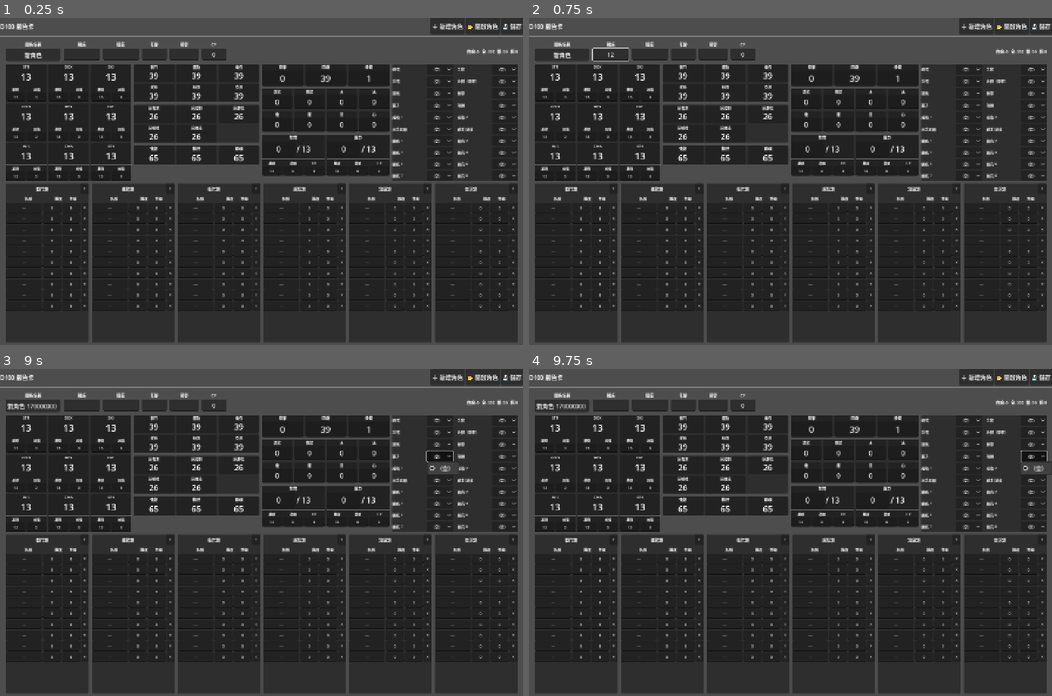
Above: before the commit, frames 1-4 (two rows, left to right).
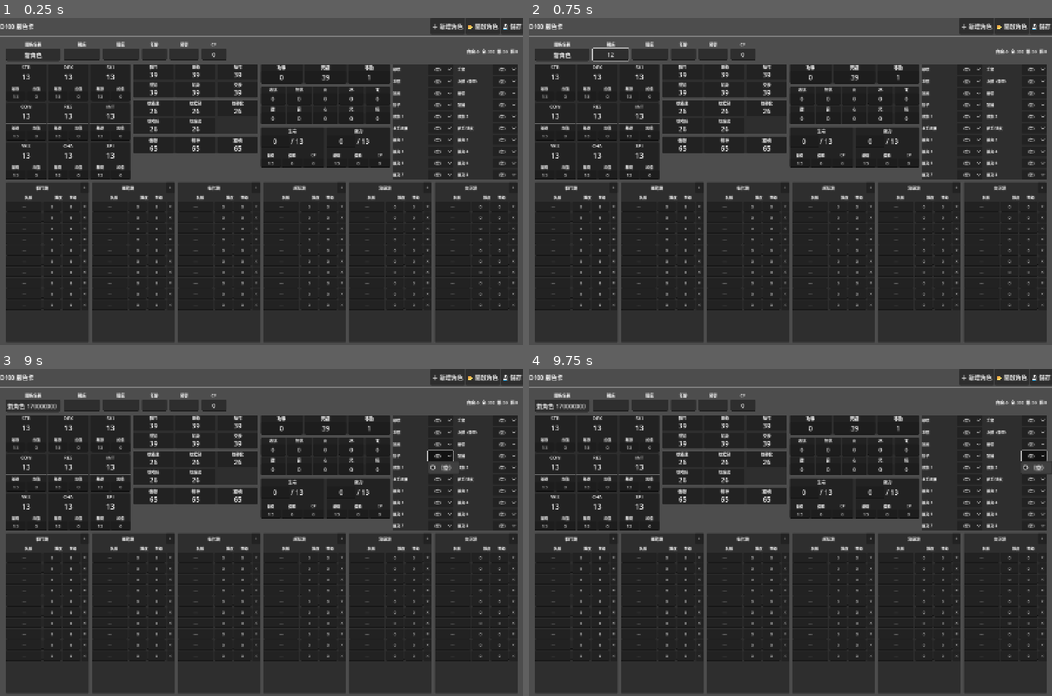
Above: after the commit, the same moments.

Repository: imo-ininder/trpg-sheet
Game: Godot game, scene res://scenes/MainScene.tscn
Same seed, same stepped clock (60 frames per second), same inputs: the game is played once before the commit and once after it.
Inputs (mouse positions are in pixels of both pictures, inside the frame that each line leads up to):
- Up to frame 1 (0.25 s): no input
- Up to frame 2 (0.75 s): click (612, 53) at 0.52 s; type "12" at 0.6 s
- Up to frame 3 (9 s): click (120, 404) at 0.75 s; type "12" at 0.83 s; click (151, 404) at 0.98 s; type "12" at 1.07 s; click (183, 404) at 1.27 s; type "12" at 1.35 s; click "＋ 新增角色" at 2 s; click "📂 開啟角色" at 2.75 s; click "💾 儲存" at 3.5 s; click "（空）" at 4.25 s; click "（空）" at 5 s; click "（空）" at 5.75 s; click "（空）" at 6.5 s; click "（空）" at 7.25 s; click "（空）" at 8 s; click "（空）" at 8.75 s
- Up to frame 4 (9.75 s): click "（空）" at 9.5 s

The runs differ from the first frame. In frame 1, 7.8% of the frame differs, in the area x 1-99%, y 14-90%; in frame 2, 7.8%; in frame 3, 7.9%; in frame 4, 7.9%.

Commit message:
fix skill row and item box

Diff:
--- a/scripts/CharacterData.gd
+++ b/scripts/CharacterData.gd
@@ -75,6 +75,8 @@
 @export var res_acid: int = 0
 @export var res_sound: int = 0
 @export var res_psychic: int = 0
+@export var res_light: int = 0
+@export var res_dark: int = 0
 
 # ── 施法 ──────────────────────────────────────────
 @export var caster_level: int = 0
--- a/scripts/CharacterSheet.gd
+++ b/scripts/CharacterSheet.gd
@@ -174,14 +174,14 @@
 		var name_lbl = Label.new()
 		name_lbl.text = attr
 		name_lbl.horizontal_alignment = HORIZONTAL_ALIGNMENT_CENTER
-		name_lbl.add_theme_font_size_override("font_size", 11)
+		name_lbl.add_theme_font_size_override("font_size", 13)
 		card_vb.add_child(name_lbl)
 
 		# 總和（大數字，最顯眼）
 		var total_lbl = Label.new()
 		total_lbl.text = "13"
 		total_lbl.horizontal_alignment = HORIZONTAL_ALIGNMENT_CENTER
-		total_lbl.add_theme_font_size_override("font_size", 26)
+		total_lbl.add_theme_font_size_override("font_size", 20)
 		_attr_totals[attr] = total_lbl
 		card_vb.add_child(total_lbl)
 
@@ -200,14 +200,14 @@
 			col.add_theme_constant_override("separation", 1)
 			var sub_lbl = Label.new()
 			sub_lbl.text = label_text
-			sub_lbl.add_theme_font_size_override("font_size", 9)
+			sub_lbl.add_theme_font_size_override("font_size", 10)
 			sub_lbl.horizontal_alignment = HORIZONTAL_ALIGNMENT_CENTER
 			col.add_child(sub_lbl)
 			var le = LineEdit.new()
 			le.text = "13" if suffix == "base" else "0"
 			le.size_flags_horizontal = Control.SIZE_EXPAND_FILL
 			le.alignment = HORIZONTAL_ALIGNMENT_CENTER
-			le.add_theme_font_size_override("font_size", 11)
+			le.add_theme_font_size_override("font_size", 12)
 			_attr_inputs[attr + "_" + suffix] = le
 			le.text_changed.connect(func(_v): _recalc_attr(attr))
 			col.add_child(le)
@@ -241,13 +241,13 @@
 		var name_lbl = Label.new()
 		name_lbl.text = name
 		name_lbl.horizontal_alignment = HORIZONTAL_ALIGNMENT_CENTER
-		name_lbl.add_theme_font_size_override("font_size", 10)
+		name_lbl.add_theme_font_size_override("font_size", 11)
 		card_vb.add_child(name_lbl)
 
 		var total_lbl = Label.new()
 		total_lbl.text = "39"
 		total_lbl.horizontal_alignment = HORIZONTAL_ALIGNMENT_CENTER
-		total_lbl.add_theme_font_size_override("font_size", 22)
+		total_lbl.add_theme_font_size_override("font_size", 18)
 		_compound_totals[name] = total_lbl
 		card_vb.add_child(total_lbl)
 
@@ -279,13 +279,13 @@
 		var name_lbl = Label.new()
 		name_lbl.text = name
 		name_lbl.horizontal_alignment = HORIZONTAL_ALIGNMENT_CENTER
-		name_lbl.add_theme_font_size_override("font_size", 10)
+		name_lbl.add_theme_font_size_override("font_size", 11)
 		card_vb.add_child(name_lbl)
 
 		var total_lbl = Label.new()
 		total_lbl.text = "26"
 		total_lbl.horizontal_alignment = HORIZONTAL_ALIGNMENT_CENTER
-		total_lbl.add_theme_font_size_override("font_size", 22)
+		total_lbl.add_theme_font_size_override("font_size", 18)
 		_resist_totals[name] = total_lbl
 		card_vb.add_child(total_lbl)
 
@@ -316,7 +316,7 @@
 		var name_lbl = Label.new()
 		name_lbl.text = res_name
 		name_lbl.horizontal_alignment = HORIZONTAL_ALIGNMENT_CENTER
-		name_lbl.add_theme_font_size_override("font_size", 11)
+		name_lbl.add_theme_font_size_override("font_size", 12)
 		card_vb.add_child(name_lbl)
 
 		# 現值 / 最大值 顯示列
@@ -328,7 +328,7 @@
 		var cur_edit = LineEdit.new()
 		cur_edit.text = "0"
 		cur_edit.alignment = HORIZONTAL_ALIGNMENT_CENTER
-		cur_edit.add_theme_font_size_override("font_size", 22)
+		cur_edit.add_theme_font_size_override("font_size", 18)
 		cur_edit.size_flags_horizontal = Control.SIZE_EXPAND_FILL
 		if key == "hp": _hp_inputs["current"] = cur_edit
 		else:           _mp_inputs["current"] = cur_edit
@@ -336,12 +336,12 @@
 
 		var slash = Label.new()
 		slash.text = "/"
-		slash.add_theme_font_size_override("font_size", 22)
+		slash.add_theme_font_size_override("font_size", 18)
 		cur_max_hb.add_child(slash)
 
 		var max_lbl = Label.new()
 		max_lbl.text = "0"
-		max_lbl.add_theme_font_size_override("font_size", 22)
+		max_lbl.add_theme_font_size_override("font_size", 18)
 		max_lbl.size_flags_horizontal = Control.SIZE_EXPAND_FILL
 		if key == "hp": _hp_inputs["max_lbl"] = max_lbl
 		else:           _mp_inputs["max_lbl"] = max_lbl
@@ -362,14 +362,14 @@
 			col.add_theme_constant_override("separation", 1)
 			var sub_lbl = Label.new()
 			sub_lbl.text = label_text
-			sub_lbl.add_theme_font_size_override("font_size", 9)
+			sub_lbl.add_theme_font_size_override("font_size", 10)
 			sub_lbl.horizontal_alignment = HORIZONTAL_ALIGNMENT_CENTER
 			col.add_child(sub_lbl)
 			var le = LineEdit.new()
 			le.text = "13" if suffix == "base" else "0"
 			le.size_flags_horizontal = Control.SIZE_EXPAND_FILL
 			le.alignment = HORIZONTAL_ALIGNMENT_CENTER
-			le.add_theme_font_size_override("font_size", 11)
+			le.add_theme_font_size_override("font_size", 12)
 			if key == "hp": _hp_inputs[suffix] = le
 			else:           _mp_inputs[suffix] = le
 			le.text_changed.connect(func(_v): _recalc_resource(key))
@@ -401,19 +401,19 @@
 		var name_lbl = Label.new()
 		name_lbl.text = f[0]
 		name_lbl.horizontal_alignment = HORIZONTAL_ALIGNMENT_CENTER
-		name_lbl.add_theme_font_size_override("font_size", 11)
+		name_lbl.add_theme_font_size_override("font_size", 12)
 		card_vb.add_child(name_lbl)
 
 		var le = LineEdit.new()
 		le.text = f[1]
 		le.size_flags_horizontal = Control.SIZE_EXPAND_FILL
 		le.alignment = HORIZONTAL_ALIGNMENT_CENTER
-		le.add_theme_font_size_override("font_size", 24)
+		le.add_theme_font_size_override("font_size", 18)
 		card_vb.add_child(le)
 
 		grid.add_child(card)
 
-# ── 物理 / 元素抗性（卡片式 4×2）────────────────────
+# ── 物理 / 元素抗性（卡片式 5×2）────────────────────
 func _build_phys_elem_resist(parent: VBoxContainer) -> void:
 	var panel = _make_panel()
 	panel.size_flags_vertical = Control.SIZE_SHRINK_BEGIN
@@ -421,14 +421,14 @@
 	var vb = _panel_vbox(panel, "物理 / 元素抗性")
 
 	var grid = GridContainer.new()
-	grid.columns = 4
-	grid.add_theme_constant_override("h_separation", 6)
-	grid.add_theme_constant_override("v_separation", 6)
+	grid.columns = 5
+	grid.add_theme_constant_override("h_separation", 4)
+	grid.add_theme_constant_override("v_separation", 4)
 	vb.add_child(grid)
 
 	var items = [
-		["法抗","0"],["物抗","0"],
-		["火","0"],["冰","0"],["電","0"],["酸","0"],["音","0"],["心","0"],
+		["法抗","0"],["物抗","0"],["火","0"],["冰","0"],["電","0"],
+		["酸","0"],["音","0"],["心","0"],["光","0"],["暗","0"],
 	]
 	for item in items:
 		var name      = item[0]
@@ -443,14 +443,14 @@
 		var name_lbl = Label.new()
 		name_lbl.text = name
 		name_lbl.horizontal_alignment = HORIZONTAL_ALIGNMENT_CENTER
-		name_lbl.add_theme_font_size_override("font_size", 10)
+		name_lbl.add_theme_font_size_override("font_size", 11)
 		card_vb.add_child(name_lbl)
 
 		var le = LineEdit.new()
 		le.text = default_v
 		le.size_flags_horizontal = Control.SIZE_EXPAND_FILL
 		le.alignment = HORIZONTAL_ALIGNMENT_CENTER
-		le.add_theme_font_size_override("font_size", 20)
+		le.add_theme_font_size_override("font_size", 16)
 		_elem_resist_inputs[name] = le
 		card_vb.add_child(le)
 
@@ -482,7 +482,7 @@
 		var name_lbl = Label.new()
 		name_lbl.text = name
 		name_lbl.horizontal_alignment = HORIZONTAL_ALIGNMENT_CENTER
-		name_lbl.add_theme_font_size_override("font_size", 11)
+		name_lbl.add_theme_font_size_override("font_size", 12)
 		card_vb.add_child(name_lbl)
 
 		# 大數字唯讀顯示
@@ -490,7 +490,7 @@
 		lbl.text = default_v
 		lbl.size_flags_horizontal = Control.SIZE_EXPAND_FILL
 		lbl.horizontal_alignment = HORIZONTAL_ALIGNMENT_CENTER
-		lbl.add_theme_font_size_override("font_size", 24)
+		lbl.add_theme_font_size_override("font_size", 18)
 		_soul_labels[name] = lbl
 		card_vb.add_child(lbl)
 
@@ -741,6 +741,7 @@
 		"法抗": data.magic_resist, "物抗": data.phys_resist,
 		"火": data.res_fire,  "冰": data.res_ice,  "電": data.res_lightning,
 		"酸": data.res_acid,  "音": data.res_sound, "心": data.res_psychic,
+		"光": data.res_light, "暗": data.res_dark,
 	}
 	for k in elem_map:
 		if _elem_resist_inputs.has(k):
@@ -810,6 +811,8 @@
 	_data.res_acid        = int(_elem_resist_inputs["酸"].text)   if _elem_resist_inputs["酸"].text.is_valid_int()   else 0
 	_data.res_sound       = int(_elem_resist_inputs["音"].text)   if _elem_resist_inputs["音"].text.is_valid_int()   else 0
 	_data.res_psychic     = int(_elem_resist_inputs["心"].text)   if _elem_resist_inputs["心"].text.is_valid_int()   else 0
+	_data.res_light       = int(_elem_resist_inputs["光"].text)   if _elem_resist_inputs["光"].text.is_valid_int()   else 0
+	_data.res_dark        = int(_elem_resist_inputs["暗"].text)   if _elem_resist_inputs["暗"].text.is_valid_int()   else 0
 	# 回寫裝備（包含主要 + 擴充槽位）
 	var all_slots = CharacterData.EQUIP_SLOTS + CharacterData.EQUIP_SLOTS_EXPANSION
 	for slot in all_slots:
